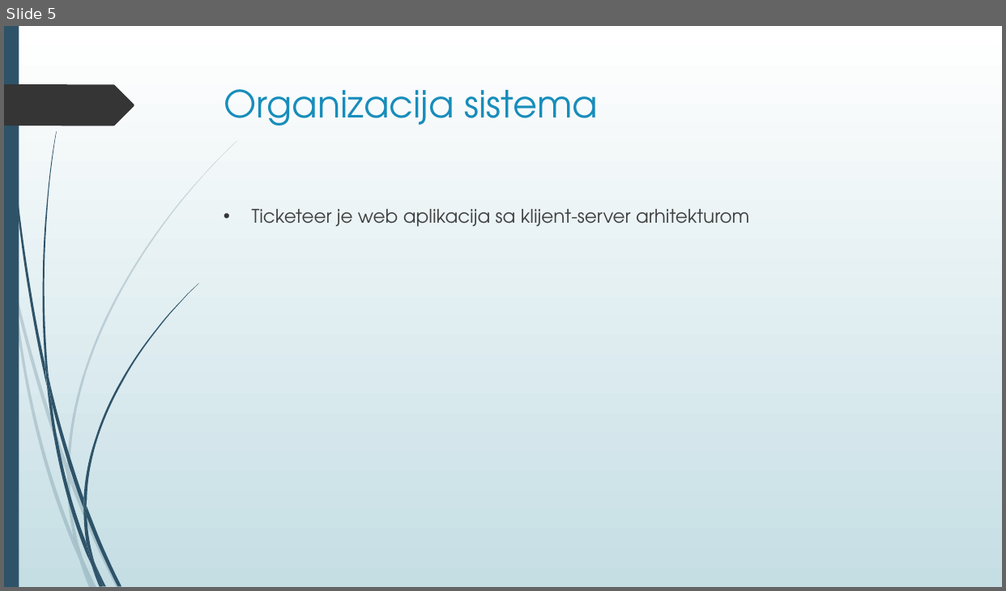
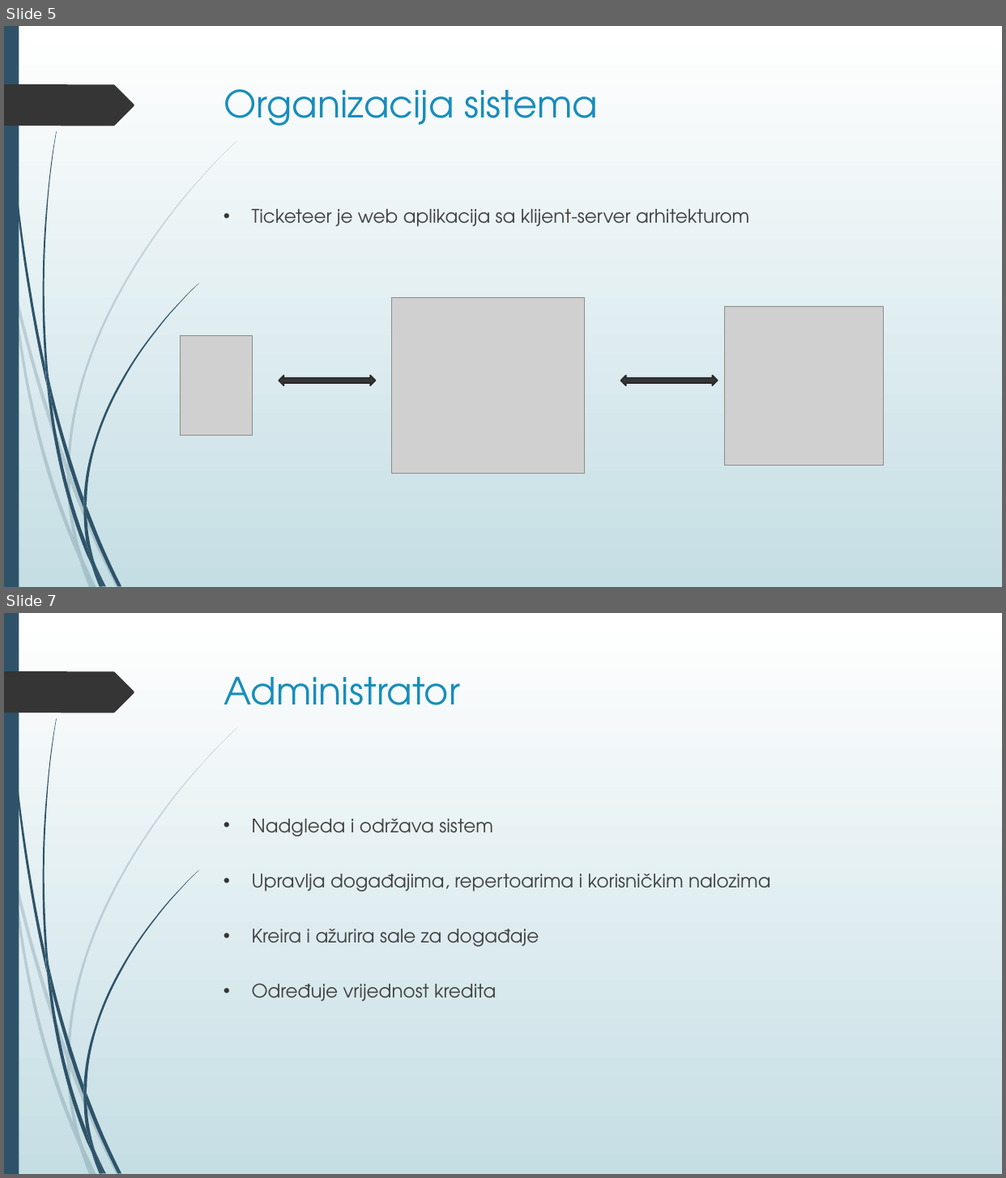
Before and after one commit to BNikola/ticketeer_old, a slide deck: Ticketeer.pptx. Shown one above the other, each under a label of ours: slide 5 before the commit, slides 5 and 7 after it; the slides between them are not shown. The pictures are 1006x591 and 1006x1178 pixels, drawn with LibreOffice and Linux fonts; fonts in the diff are those of the drawing; grey boxes stand for pictures. Boxes give left, top, right and bottom in pixels: in the first picture for what was removed or moved away, otherwise in the second. Text is boxed around its words. In the diff, an @@ line names an element or a change of style, - is before the commit and + after.

```diff
--- a/Ticketeer.pptx
+++ b/Ticketeer.pptx
@@ slide 7 added at (4, 613, 1002, 1174), background gradient #FFFFFF to #C5DEE5; not listed: 24 template elements that a slide beside it also shows @@
@@ title added at (224, 677, 460, 705), 36 pt, text #178DBB @@
+Administrator
@@ text added at (252, 819, 770, 1002), 18 pt, text #404040 @@
+• Nadgleda i održava sistem
+• Upravlja događajima, repertoarima i korisničkim nalozima
+• Kreira i ažurira sale za događaje
+• Određuje vrijednost kredita
@@ slide 5 changed as well @@
@@ picture added at (392, 297, 585, 474) @@
@@ picture added at (724, 306, 883, 466) @@
@@ picture added at (180, 336, 252, 436) @@
@@ left right arrow added at (279, 376, 375, 386), fill #353535, outline #272727 1.25 pt @@
@@ left right arrow added at (621, 376, 718, 386), fill #353535, outline #272727 1.25 pt @@
```
Also in this commit, not shown: 5 other slides changed, 10 other slides added, 1 slide removed, 2 other files.
